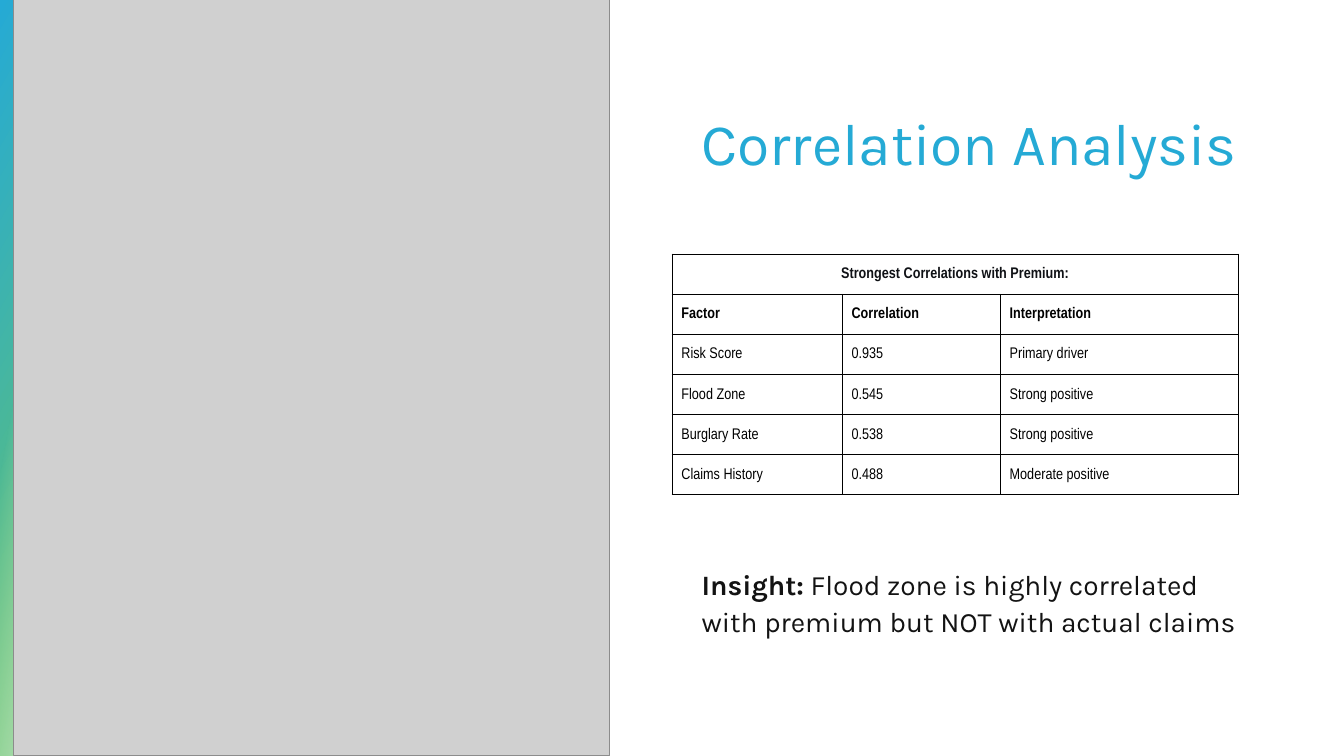
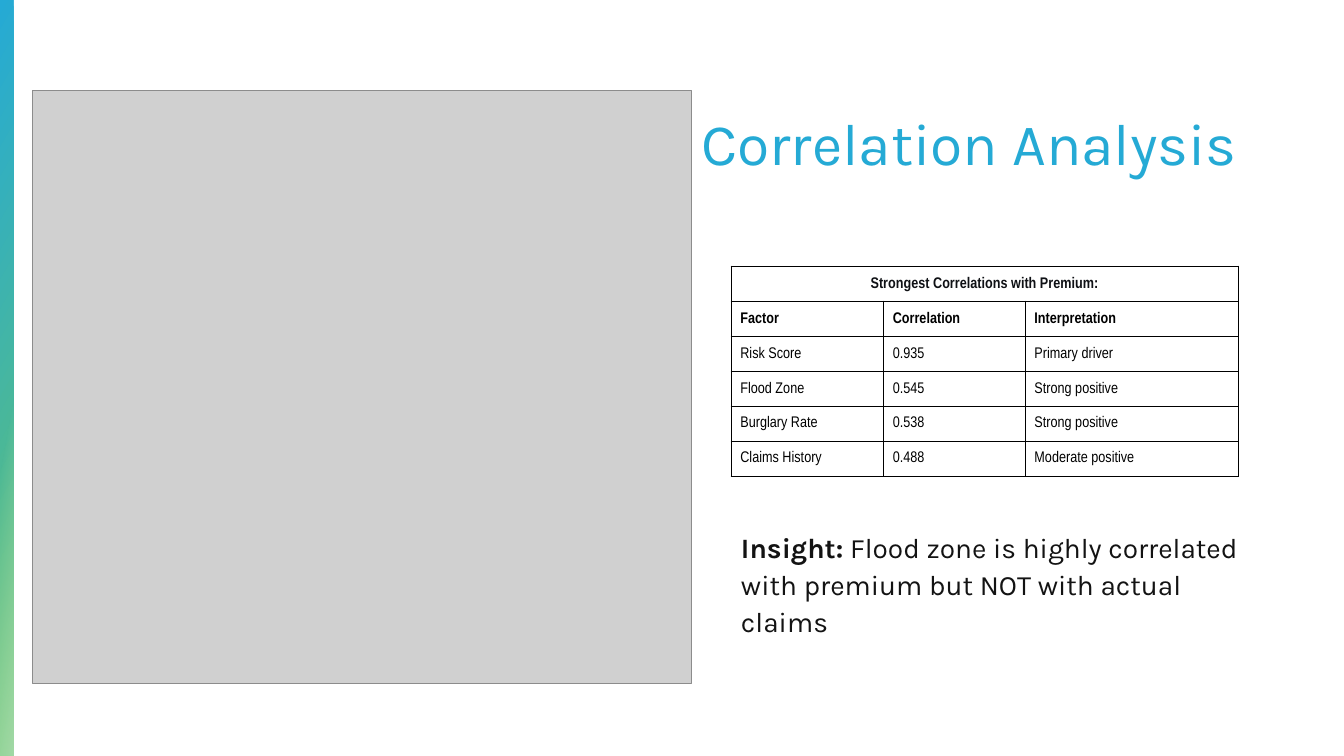
Before and after one commit to toluatanda12/homeowners-insurance-dashboard, a slide deck: slide 8 of Insurance_Management_Presentation.pptx. Drawn at 1344x756 pixels with LibreOffice and Linux fonts; fonts in the diff are those of the drawing; grey boxes stand for pictures. Boxes give left, top, right and bottom in pixels: in the first picture for what was removed or moved away, otherwise in the second. Text is boxed around its words. In the diff, an @@ line names an element or a change of style, - is before the commit and + after.

```diff
--- a/Insurance_Management_Presentation.pptx
+++ b/Insurance_Management_Presentation.pptx
@@ picture: place and size @@
-picture at (13, 0, 610, 756)
+picture at (32, 90, 692, 684)
@@ table: place and size @@
-table at (673, 254, 1239, 495)
+table at (731, 266, 1239, 476)
@@ text "Insight: Flood zone is highly ..." rewrapped from (702, 575, 1235, 639) to (741, 538, 1237, 633) @@
```
Also in this commit, not shown: 1 other file.
